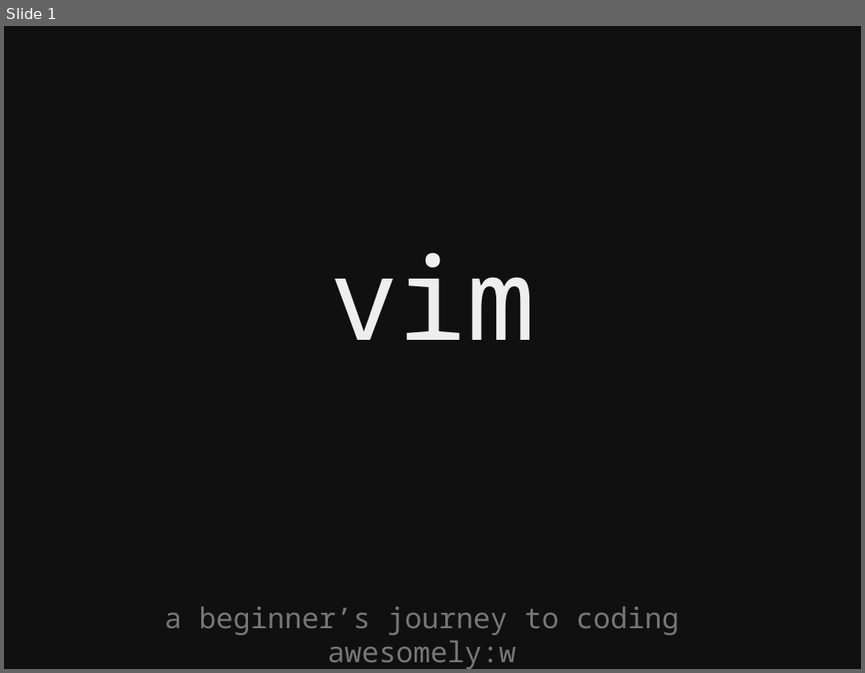
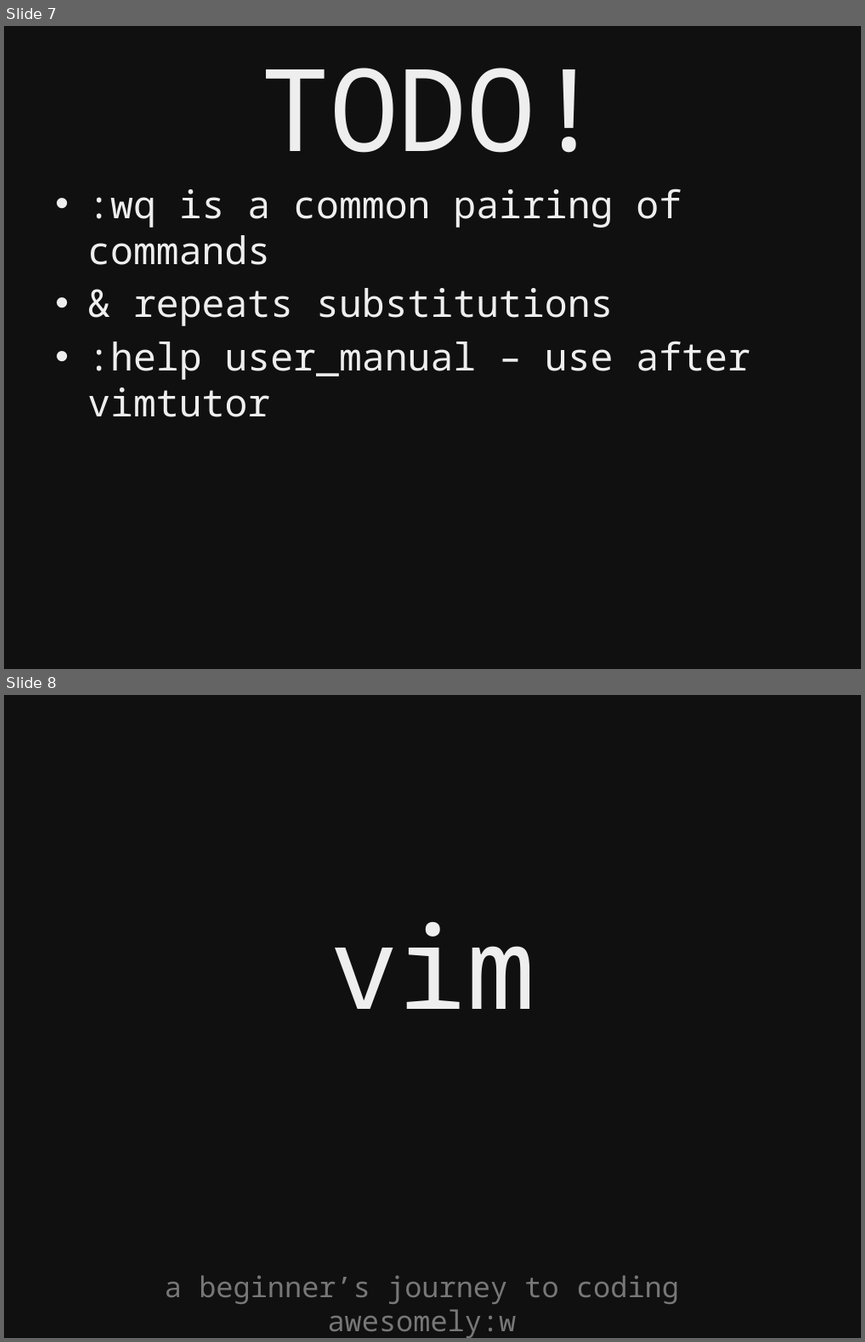
Before and after one commit to kyletolle/talks, a slide deck: beginning_vim-04.17.2012.pptx. Shown one above the other, each under a label of ours: slide 1 before the commit, slides 7 and 8 after it. The pictures are 865x673 and 865x1342 pixels, drawn with LibreOffice and Linux fonts; fonts in the diff are those of the drawing. Boxes give left, top, right and bottom in pixels: in the first picture for what was removed or moved away, otherwise in the second. Text is boxed around its words. In the diff, an @@ line names an element or a change of style, - is before the commit and + after.

Commit message:
Added TODOs after demoing talk for the first time.

```diff
--- a/beginning_vim-04.17.2012.pptx
+++ b/beginning_vim-04.17.2012.pptx
@@ slide 7 added at (4, 26, 861, 669), background #101010 @@
@@ title added at (261, 68, 603, 153), 96 pt, text #EEEEEE @@
+TODO!
@@ text added at (87, 188, 749, 417), 32 pt, text #EEEEEE @@
+• :wq is a common pairing of commands
+• & repeats substitutions
+• :help user_manual – use after vimtutor
@@ what was slide 1 is now slide 8 @@
```
Also in this commit, not shown: 6 other slides added.
